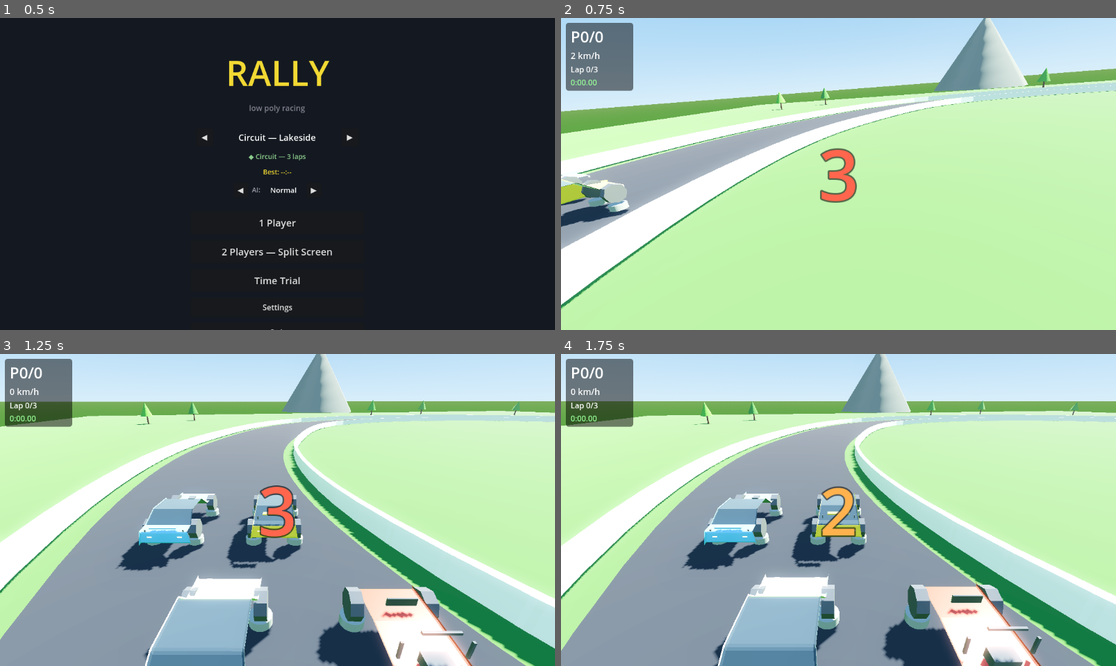
Above: before the commit, frames 1-4 (two rows, left to right).
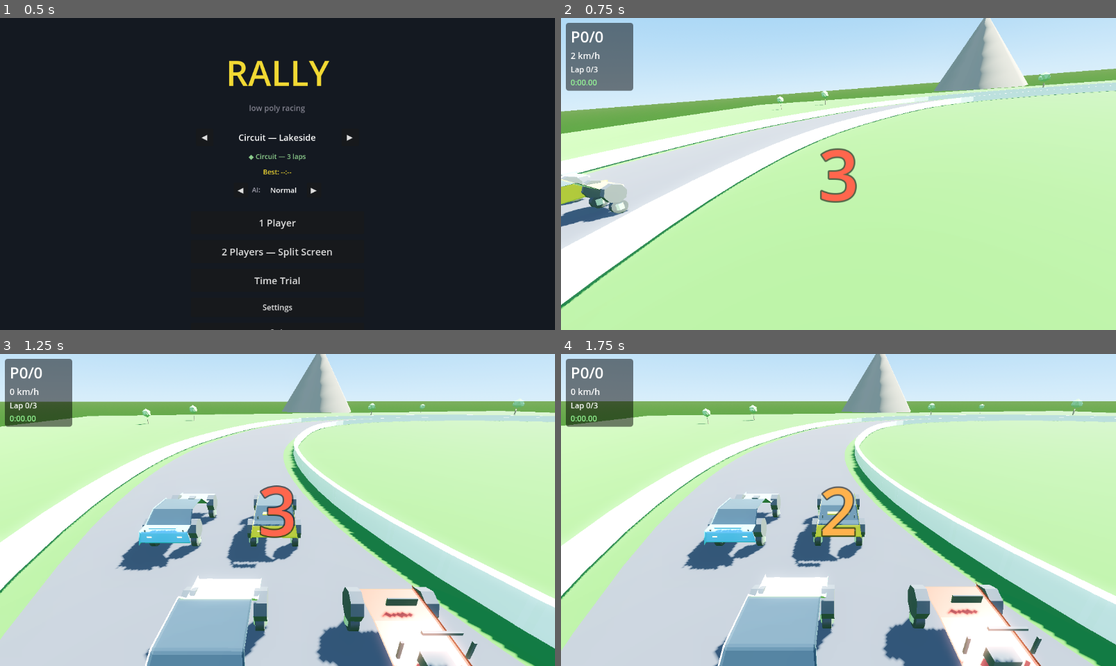
Above: after the commit, the same moments.

Repository: marianodparisi/gametest
Game: Godot game, scene res://scenes/ui/MainMenu.tscn
Same seed, same stepped clock (60 frames per second), same inputs: the game is played once before the commit and once after it.
Inputs:
- Up to frame 1 (0.5 s): no input
- Up to frame 2 (0.75 s): click "1 Player" at 0.5 s
- Up to frame 3 (1.25 s): no input
- Up to frame 4 (1.75 s): tap Enter (handbrake_p2) at 1.25 s; hold D (steer_right) from 1.28 s (still down); tap Down (brake_p2) at 1.35 s

Frame 1 is identical in both runs. In frame 2, 5.2% of the frame differs, in the area x 0-89%, y 15-75%; in frame 3, 29%; in frame 4, 29%, in the area x 0-97%, y 14-100%.

Commit message:
Ruedas y props Blender + polish visual guiado por screenshots
- tools/build_props.py: rueda (neumático biselado + llanta 5 rayos),
  pino 3 capas, árbol redondo facetado, roca deformada, cactus con brazos
- wheel.gd: usa wheel.glb con fallback al cilindro; la mesh visual
  sigue la suspensión
- Stages: props primitivos reemplazados por .glb con escala/rotación
  aleatoria (helper _spawn_prop compartido)
- Polish por inspección de screenshots: asfalto más claro estilo
  Art of Rally, montañas en tonos roca cálidos (estaban azuladas)
- Suite: 69/69 PASS

Co-Authored-By: Claude Fable 5 <noreply@anthropic.com>

Diff:
--- a/scenes/stages/Circuit01.tscn
+++ b/scenes/stages/Circuit01.tscn
@@ -46,7 +46,7 @@
 [node name="TrackBuilder" type="Node3D" parent="."]
 script = ExtResource("track_builder")
 road_width = 10.0
-road_color = Color(0.22, 0.22, 0.24, 1)
+road_color = Color(0.36, 0.35, 0.37, 1)
 
 [node name="Waypoints" type="Node3D" parent="."]
 
--- a/scenes/stages/Desert01.tscn
+++ b/scenes/stages/Desert01.tscn
@@ -46,7 +46,7 @@
 [node name="TrackBuilder" type="Node3D" parent="."]
 script = ExtResource("track_builder")
 road_width = 11.0
-road_color = Color(0.45, 0.38, 0.3, 1)
+road_color = Color(0.52, 0.45, 0.36, 1)
 
 [node name="Waypoints" type="Node3D" parent="."]
 
--- a/scenes/stages/RallyStage01.tscn
+++ b/scenes/stages/RallyStage01.tscn
@@ -45,7 +45,7 @@
 [node name="TrackBuilder" type="Node3D" parent="."]
 script = ExtResource("track_builder")
 road_width = 10.5
-road_color = Color(0.28, 0.26, 0.22, 1)
+road_color = Color(0.42, 0.38, 0.32, 1)
 
 [node name="Waypoints" type="Node3D" parent="."]
 
--- a/scripts/car/wheel.gd
+++ b/scripts/car/wheel.gd
@@ -12,16 +12,27 @@
 # Masa que soporta esta rueda (mass/4) — la asigna car_controller en _ready
 var mass_share: float = 300.0
 
+const WHEEL_MODEL = "res://assets/props/wheel.glb"
+
 var _prev_compression: float = 0.0
 var is_grounded: bool = false
-var _mesh: MeshInstance3D = null
+var _mesh: Node3D = null
 
 
 func _ready() -> void:
-	for child in get_children():
-		if child is MeshInstance3D:
-			_mesh = child
-			break
+	# Usar el modelo Blender si existe; si no, el cilindro de la escena
+	if ResourceLoader.exists(WHEEL_MODEL):
+		for child in get_children():
+			if child is MeshInstance3D:
+				child.queue_free()
+		var inst = load(WHEEL_MODEL).instantiate()
+		add_child(inst)
+		_mesh = inst
+	else:
+		for child in get_children():
+			if child is MeshInstance3D:
+				_mesh = child
+				break
 
 
 func _physics_process(_delta: float) -> void:
--- a/scripts/stages/circuit01_setup.gd
+++ b/scripts/stages/circuit01_setup.gd
@@ -55,8 +55,9 @@
 		Vector3(80, 0, 30), Vector3(-80, 0, -30), Vector3(30, 0, 80),
 		Vector3(-30, 0, -80), Vector3(55, 0, -70), Vector3(-55, 0, 70),
 	]
-	for pos in tree_positions:
-		_spawn_tree(pos)
+	for i in tree_positions.size():
+		var kind = "res://assets/props/tree.glb" if i % 2 == 0 else "res://assets/props/pine.glb"
+		_spawn_prop(kind, tree_positions[i])
 
 	# Montañas de fondo (decoración)
 	_spawn_mountain(Vector3(120, 0, 0), Vector3(40, 30, 30))
@@ -65,57 +66,12 @@
 	_spawn_mountain(Vector3(-50, 0, -130), Vector3(45, 28, 35))
 
 
-func _spawn_tree(pos: Vector3) -> void:
-	var trunk_mat = StandardMaterial3D.new()
-	trunk_mat.albedo_color = Color(0.35, 0.22, 0.12, 1)
-
-	var leaf_mat = StandardMaterial3D.new()
-	# Variación de color para naturalidad
-	leaf_mat.albedo_color = Color(
-		randf_range(0.15, 0.25),
-		randf_range(0.45, 0.65),
-		randf_range(0.1, 0.2),
-		1
-	)
-
-	var root = Node3D.new()
-	root.position = pos + Vector3(0, 0.0, 0)
-	root.rotation.y = randf_range(0, TAU)
-	var scale_v = randf_range(0.7, 1.4)
-	root.scale = Vector3(scale_v, scale_v, scale_v)
-
-	# Tronco
-	var trunk = MeshInstance3D.new()
-	var t_mesh = CylinderMesh.new()
-	t_mesh.top_radius = 0.12
-	t_mesh.bottom_radius = 0.18
-	t_mesh.height = 1.8
-	trunk.mesh = t_mesh
-	trunk.position.y = 0.9
-	trunk.set_surface_override_material(0, trunk_mat)
-
-	# Copa (pirámide = prism low-poly)
-	var leaves = MeshInstance3D.new()
-	var l_mesh = CylinderMesh.new()
-	l_mesh.top_radius = 0.0
-	l_mesh.bottom_radius = 1.4
-	l_mesh.height = 3.0
-	l_mesh.radial_segments = 5  # Pentagonal = low-poly
-	leaves.mesh = l_mesh
-	leaves.position.y = 3.2
-	leaves.set_surface_override_material(0, leaf_mat)
-
-	root.add_child(trunk)
-	root.add_child(leaves)
-	add_child(root)
-
-
 func _spawn_mountain(pos: Vector3, size: Vector3) -> void:
 	var mat = StandardMaterial3D.new()
 	mat.albedo_color = Color(
-		randf_range(0.35, 0.5),
-		randf_range(0.38, 0.52),
-		randf_range(0.38, 0.52),
+		randf_range(0.48, 0.58),
+		randf_range(0.44, 0.52),
+		randf_range(0.4, 0.48),
 		1
 	)
 
@@ -130,3 +86,15 @@
 	mi.position = pos + Vector3(0, size.y * 0.5, 0)
 	mi.set_surface_override_material(0, mat)
 	add_child(mi)
+
+const PROP_SCALE_VAR = 0.35
+
+func _spawn_prop(path: String, pos: Vector3, base_scale: float = 1.0) -> void:
+	if not ResourceLoader.exists(path):
+		return
+	var inst = load(path).instantiate()
+	inst.position = pos
+	inst.rotation.y = randf_range(0, TAU)
+	var s = base_scale * randf_range(1.0 - PROP_SCALE_VAR, 1.0 + PROP_SCALE_VAR)
+	inst.scale = Vector3(s, s, s)
+	add_child(inst)
--- a/scripts/stages/desert01_setup.gd
+++ b/scripts/stages/desert01_setup.gd
@@ -50,7 +50,7 @@
 		Vector3(-45, 0, 75), Vector3(0, 0, 90), Vector3(5, 0, -32),
 	]
 	for pos in cactus_spots:
-		_spawn_cactus(pos)
+		_spawn_prop("res://assets/props/cactus.glb", pos)
 
 	# Dunas de fondo
 	_spawn_dune(Vector3(130, 0, 0), 60.0, 18.0)
@@ -60,47 +60,7 @@
 
 	# Rocas desérticas
 	for pos in [Vector3(60, 0, -55), Vector3(-55, 0, 60), Vector3(35, 0, 70), Vector3(-30, 0, -65)]:
-		_spawn_rock(pos)
-
-
-func _spawn_cactus(pos: Vector3) -> void:
-	var mat = StandardMaterial3D.new()
-	mat.albedo_color = Color(
-		randf_range(0.2, 0.3), randf_range(0.45, 0.6), randf_range(0.25, 0.35), 1
-	)
-
-	var root = Node3D.new()
-	root.position = pos
-	root.rotation.y = randf_range(0, TAU)
-	var s = randf_range(0.8, 1.5)
-	root.scale = Vector3(s, s, s)
-
-	# Tronco principal
-	var trunk = MeshInstance3D.new()
-	var tm = CylinderMesh.new()
-	tm.top_radius = 0.25
-	tm.bottom_radius = 0.3
-	tm.height = 2.8
-	tm.radial_segments = 6
-	trunk.mesh = tm
-	trunk.position.y = 1.4
-	trunk.set_surface_override_material(0, mat)
-	root.add_child(trunk)
-
-	# Dos brazos
-	for side in [-1, 1]:
-		var arm = MeshInstance3D.new()
-		var am = CylinderMesh.new()
-		am.top_radius = 0.16
-		am.bottom_radius = 0.18
-		am.height = 1.1
-		am.radial_segments = 6
-		arm.mesh = am
-		arm.position = Vector3(side * 0.45, 1.7 + randf_range(0, 0.4), 0)
-		arm.set_surface_override_material(0, mat)
-		root.add_child(arm)
-
-	add_child(root)
+		_spawn_prop("res://assets/props/rock.glb", pos, 1.2)
 
 
 func _spawn_dune(pos: Vector3, radius: float, height: float) -> void:
@@ -122,19 +82,16 @@
 	add_child(mi)
 
 
-func _spawn_rock(pos: Vector3) -> void:
-	var mat = StandardMaterial3D.new()
-	mat.albedo_color = Color(0.6, 0.45, 0.35, 1)
 
-	var mesh = SphereMesh.new()
-	mesh.radius = randf_range(0.8, 1.6)
-	mesh.height = mesh.radius * 0.9
-	mesh.radial_segments = 5
-	mesh.rings = 3
 
-	var mi = MeshInstance3D.new()
-	mi.mesh = mesh
-	mi.position = pos + Vector3(0, mesh.height * 0.4, 0)
-	mi.rotation.y = randf_range(0, TAU)
-	mi.set_surface_override_material(0, mat)
-	add_child(mi)
+const PROP_SCALE_VAR = 0.35
+
+func _spawn_prop(path: String, pos: Vector3, base_scale: float = 1.0) -> void:
+	if not ResourceLoader.exists(path):
+		return
+	var inst = load(path).instantiate()
+	inst.position = pos
+	inst.rotation.y = randf_range(0, TAU)
+	var s = base_scale * randf_range(1.0 - PROP_SCALE_VAR, 1.0 + PROP_SCALE_VAR)
+	inst.scale = Vector3(s, s, s)
+	add_child(inst)
--- a/scripts/stages/rally01_setup.gd
+++ b/scripts/stages/rally01_setup.gd
@@ -72,7 +72,7 @@
 		Vector3(95, 4, -30), Vector3(90, 5, 55), Vector3(20, 8, 105),
 	]
 	for pos in tree_spots:
-		_spawn_pine(pos)
+		_spawn_prop("res://assets/props/pine.glb", pos, 1.3)
 
 	# Rocas scattered
 	var rock_spots = [
@@ -80,71 +80,19 @@
 		Vector3(72, 6, 75), Vector3(-20, 7.5, 88), Vector3(-42, 8, 65),
 	]
 	for pos in rock_spots:
-		_spawn_rock(pos)
+		_spawn_prop("res://assets/props/rock.glb", pos)
 
 
-func _spawn_pine(pos: Vector3) -> void:
-	var trunk_mat = StandardMaterial3D.new()
-	trunk_mat.albedo_color = Color(0.28, 0.18, 0.1, 1)
-
-	var leaf_mat = StandardMaterial3D.new()
-	leaf_mat.albedo_color = Color(
-		randf_range(0.1, 0.2),
-		randf_range(0.35, 0.5),
-		randf_range(0.1, 0.2),
-		1
-	)
-
-	var root = Node3D.new()
-	root.position = pos
-	root.rotation.y = randf_range(0, TAU)
-	var s = randf_range(0.8, 1.8)
-	root.scale = Vector3(s, s, s)
-
-	var trunk = MeshInstance3D.new()
-	var tm = CylinderMesh.new()
-	tm.top_radius = 0.1
-	tm.bottom_radius = 0.2
-	tm.height = 3.0
-	trunk.mesh = tm
-	trunk.position.y = 1.5
-	trunk.set_surface_override_material(0, trunk_mat)
-
-	# 3 capas de copa para pino más realista
-	for layer in 3:
-		var leaves = MeshInstance3D.new()
-		var lm = CylinderMesh.new()
-		lm.top_radius = 0.0
-		lm.bottom_radius = 1.8 - layer * 0.4
-		lm.height = 2.5
-		lm.radial_segments = 6
-		leaves.mesh = lm
-		leaves.position.y = 3.0 + layer * 1.8
-		leaves.set_surface_override_material(0, leaf_mat)
-		root.add_child(leaves)
-
-	root.add_child(trunk)
-	add_child(root)
 
 
-func _spawn_rock(pos: Vector3) -> void:
-	var mat = StandardMaterial3D.new()
-	mat.albedo_color = Color(
-		randf_range(0.4, 0.55),
-		randf_range(0.38, 0.5),
-		randf_range(0.35, 0.48),
-		1
-	)
+const PROP_SCALE_VAR = 0.35
 
-	var mesh = SphereMesh.new()
-	mesh.radius = randf_range(0.6, 1.4)
-	mesh.height = mesh.radius * randf_range(0.6, 1.0)
-	mesh.radial_segments = 5
-	mesh.rings = 3
-
-	var mi = MeshInstance3D.new()
-	mi.mesh = mesh
-	mi.position = pos + Vector3(0, mesh.height * 0.5, 0)
-	mi.rotation = Vector3(randf_range(0, 0.3), randf_range(0, TAU), randf_range(0, 0.3))
-	mi.set_surface_override_material(0, mat)
-	add_child(mi)
+func _spawn_prop(path: String, pos: Vector3, base_scale: float = 1.0) -> void:
+	if not ResourceLoader.exists(path):
+		return
+	var inst = load(path).instantiate()
+	inst.position = pos
+	inst.rotation.y = randf_range(0, TAU)
+	var s = base_scale * randf_range(1.0 - PROP_SCALE_VAR, 1.0 + PROP_SCALE_VAR)
+	inst.scale = Vector3(s, s, s)
+	add_child(inst)
Binary file added: assets/props/cactus.glb
Not shown, added: assets/props/cactus.glb.import
Binary file added: assets/props/pine.glb
Not shown, added: assets/props/pine.glb.import
Binary file added: assets/props/rock.glb
Not shown, added: assets/props/rock.glb.import
Binary file added: assets/props/tree.glb
Not shown, added: assets/props/tree.glb.import
Binary file added: assets/props/wheel.glb
Not shown, added: assets/props/wheel.glb.import
Not shown, added: tools/build_props.py
